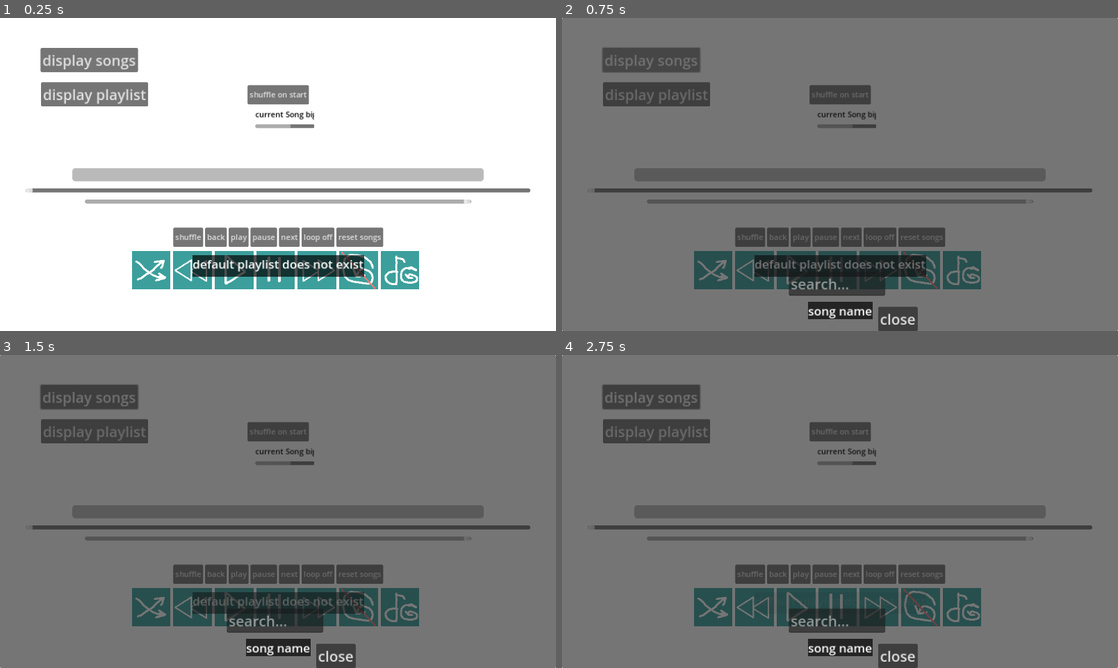
Above: before the commit, frames 1-4 (two rows, left to right).
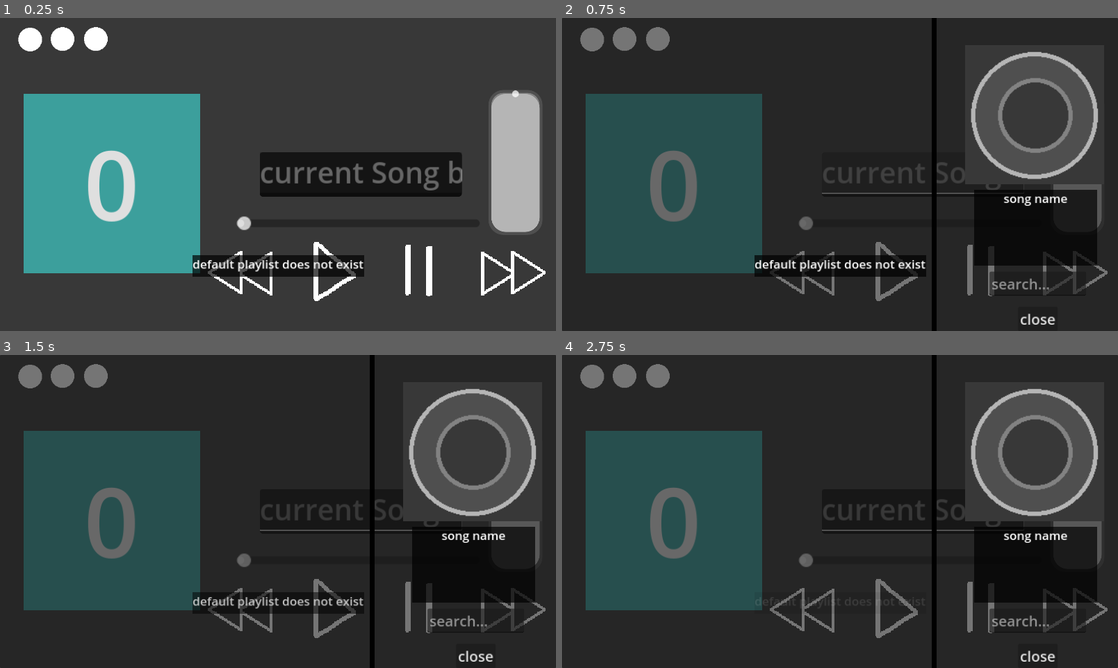
Above: after the commit, the same moments.

Repository: Silve45/MP3
Game: Godot game, scene res://scenes/mp_3_player.tscn
The game is run twice, just before and just after one commit, with the same random seed, the same clock (stepped at 60 frames per second) and the same inputs.
Inputs (mouse positions are in pixels of both pictures, inside the frame that each line leads up to; where the layout moved, square brackets give the same spot in the first picture):
- Up to frame 1 (0.25 s): no input
- Up to frame 2 (0.75 s): click (923, 171) [650, 58] at 0.5 s
- Up to frame 3 (1.5 s): click (189, 574) at 1.25 s, where only the run before the commit has a clickable "shuffle"
- Up to frame 4 (2.75 s): click (628, 376) at 2.02 s

The runs differ from the first frame. In frame 1, 97% of the frame differs, in the area x 0-100%, y 0-100%; in frame 2, 90%; in frame 3, 90%; in frame 4, 90%.

Commit message:
changed the ui! -half on stream half off stream --still a bug with the music display, but besides that it looks sexy :))) --fun stream, I can't believe it is almost over though :)

Diff:
--- a/assets/scripts/MP3Player.gd
+++ b/assets/scripts/MP3Player.gd
@@ -24,21 +24,32 @@
 
 
 func _ready():
-
+	$playlists.connect("changeDisplay", _change_playlist_display_number )
 	$playlists.connect("folders", _get_folders)
 	$"ui-SongDisplay".connect("sendSong",_play_selected_song )
 	SaveData._load()
 	_get_folders()
 	_ready_shuffle()
-	#print(musicArray)
 	_check_loop()
-	#_hide_scroll_bars()
+	_hide_scroll_bars()
+	_change_playlist_display_number()
+
+
+func _process(_delta):
+	progressBar.value = music.get_playback_position()
+	if slider_moving == false:
+		songSlider.value = music.get_playback_position()
+
+func _change_playlist_display_number():
+	$displayPlaylist.text = str(SaveData.currentNum)
 
 func _ready_shuffle():
 	if SaveData.shuffle == true:
 		musicArray.shuffle()
+		$settingsPanel/VBoxContainer/hbox/TextureRect.modulate = "99e550"
 		print("shuffling")
 	else:
+		$settingsPanel/VBoxContainer/hbox/TextureRect.modulate = "f25a5a"
 		print("not shuffling")
 
 #call when you change it to
@@ -62,6 +73,11 @@
 	AudioServer.set_bus_volume_db(AudioServer.get_bus_index("Music"), value)
 	#print("volume is ", AudioServer.get_bus_volume_db(_bus))
 
+func _on_volume_slider_value_changed(value):
+	AudioServer.set_bus_volume_db(AudioServer.get_bus_index("Music"), value)
+	print("volume is ", $VolumeSlider.get_value())
+
+
 #start of music slider
 var slider_moving = false
 func _on_song_slider_drag_started():
@@ -81,9 +97,11 @@
 func _shuffle_on_start():
 	if SaveData.shuffle == true:
 		SaveData.shuffle = false
+		$settingsPanel/VBoxContainer/hbox/TextureRect.modulate = "f25a5a"
 		print("SOS off")
 	else:
 		SaveData.shuffle = true
+		$settingsPanel/VBoxContainer/hbox/TextureRect.modulate = "99e550"
 		musicArray.shuffle()
 		print("SOS on")
 	SaveData._save()
@@ -105,10 +123,7 @@
 
 
 
-func _process(_delta):
-	progressBar.value = music.get_playback_position()
-	if slider_moving == false:
-		songSlider.value = music.get_playback_position()
+
 
 func _on_play_pressed():
 	if music.stream_paused == true:
@@ -258,12 +273,14 @@
 func _check_loop():
 	if SaveData.loop == true:
 		$buttonsContainer/loop.icon = load("res://assets/sprites/loop.png")
-		#print("looping true")
+		print("looping true")
 		$ButtonsContainer/loop.text = "loop true"
+		$settingsPanel/VBoxContainer/hbox2/TextureRect.modulate = "99e550"
 	else:
 		$buttonsContainer/loop.icon = load("res://assets/sprites/loopOff.png")
-		#print("looping off")
+		print("looping off")
 		$ButtonsContainer/loop.text = "loop off"
+		$settingsPanel/VBoxContainer/hbox2/TextureRect.modulate = "f25a5a"
 
 func _toast(text):
 	var toastMake = toast.new()
@@ -323,3 +340,11 @@
 		file_name = dir.get_next()
 
 	dir.list_dir_end()
+
+
+
+func _on_settings_button_pressed():
+	$settingsPanel.visible = true
+
+func _on_close_settings_pressed():
+	$settingsPanel.visible = false
--- a/assets/scripts/playlistButton.gd
+++ b/assets/scripts/playlistButton.gd
@@ -1,7 +1,7 @@
 class_name playlistButton
 extends Button
 var array = []
-
+var num
 #needs to be able to save array ( do this next time )
 
 func _ready():
@@ -12,6 +12,6 @@
 	SaveData.connect("changeNum", _changeNum)
 
 func _changeNum():
-	var num = get_index()
+	num = get_index()
 	print("new index is ", num)
 	text = str(num)
--- a/assets/scripts/playlists.gd
+++ b/assets/scripts/playlists.gd
@@ -12,9 +12,11 @@
 var playlistArray = ["filler"]
 var currentArray = playlistArray # by default
 var currentButton
+var currentNum
 var addButton
 var addButtonON = false
 signal folders
+signal changeDisplay
 
 func _ready():
 	visible = false
@@ -31,6 +33,9 @@
 	if currentButton.array.size() > 0:
 		SaveData.currentPlaylist = []
 		SaveData.currentPlaylist.append_array(currentButton.array)
+		var numIs = currentButton.text
+		SaveData.currentNum = int(numIs)
+		emit_signal("changeDisplay")
 		SaveData._save()
 		buttonPlaylists.visible = false
 		#removes children so there are no duplicate buttons
@@ -73,6 +78,7 @@
 func _playlist_edit_open(button2):
 	#print(button2.array)
 	currentButton = button2
+	currentNum = button2.num
 	currentArray = button2.array
 	_ready_playlist_array(button2.array)
 	buttonPlaylists.visible = true
--- a/assets/scripts/record_button.gd
+++ b/assets/scripts/record_button.gd
@@ -9,7 +9,8 @@
 func _ready():
 	texture_normal = load("res://assets/sprites/record.png")
 	var label = Label.new()
-	label.set_anchors_preset(Control.PRESET_CENTER_LEFT)
+	#label.set_anchors_preset(Control.PRESET_CENTER_LEFT)
+	label.position.y = 71
 	label.theme = load("res://resources/themes/toastTheme.tres")
 	label.set_text(buttonName)
 	label.visible_characters = 11
--- a/assets/scripts/save_data.gd
+++ b/assets/scripts/save_data.gd
@@ -4,6 +4,7 @@
 
 var shuffle = true
 var loop = false
+var currentNum = 0
 signal newButton
 signal changeNum
 var playlist_dict := {}
@@ -152,7 +153,8 @@
 	var player_dict = {
 		"LOOP": loop,
 		"SHUFFLE": shuffle,
-		"CURRENTPLAYLIST": currentPlaylist
+		"CURRENTPLAYLIST": currentPlaylist,
+		"CURRENTNUM": currentNum
 	}
 	return player_dict
 
@@ -163,6 +165,7 @@
 		loop = loaded_player_data.LOOP
 		shuffle = loaded_player_data.SHUFFLE
 		currentPlaylist = loaded_player_data.CURRENTPLAYLIST
+		currentNum = loaded_player_data.CURRENTNUM
 		file.close()
 	else:
 		_save()
--- a/assets/scripts/ui_song_display.gd
+++ b/assets/scripts/ui_song_display.gd
@@ -2,6 +2,7 @@
 
 @onready var songNameLabel = $songName
 @onready var gridContainer = $Panel/ScrollContainer/GridContainer
+@onready var scrollContainer = $Panel/ScrollContainer
 
 var array = []
 signal sendSong
@@ -10,6 +11,12 @@
 	visible = false
 	Globals.connect("changeArray", _set_array)
 	_make_buttons()
+	_hide_scroll_bars()
+
+func _hide_scroll_bars():
+	scrollContainer.get_v_scroll_bar().modulate = Color(0, 0, 0, 0)
+	scrollContainer.get_v_scroll_bar().scale.x = 0
+	scrollContainer.get_v_scroll_bar().scale.y = 0
 
 func _set_array():
 	array = Globals.globalMusicArray
--- a/scenes/mp_3_player.tscn
+++ b/scenes/mp_3_player.tscn
@@ -12,6 +12,40 @@
 [ext_resource type="Theme" uid="uid://ccxegmojnss2" path="res://resources/themes/30font.tres" id="10_kmh5g"]
 [ext_resource type="PackedScene" uid="uid://dqed5caxe0u53" path="res://scenes/ui_song_display.tscn" id="11_hrs78"]
 [ext_resource type="PackedScene" uid="uid://cg6w6dq50qp4" path="res://scenes/playlists.tscn" id="12_37i8v"]
+[ext_resource type="Texture2D" uid="uid://c60wphjexvni4" path="res://assets/sprites/settingButtons.png" id="14_88b6h"]
+[ext_resource type="Texture2D" uid="uid://yrf2a5yh2pwg" path="res://assets/sprites/settingsIndicator.png" id="15_grrxf"]
+
+[sub_resource type="StyleBoxFlat" id="StyleBoxFlat_5w8fk"]
+bg_color = Color(0.0509804, 0.0509804, 0.0509804, 1)
+corner_radius_top_left = 7
+corner_radius_top_right = 7
+corner_radius_bottom_right = 7
+corner_radius_bottom_left = 7
+
+[sub_resource type="StyleBoxFlat" id="StyleBoxFlat_ncb4g"]
+bg_color = Color(0.509804, 0.509804, 0.509804, 1)
+border_width_left = 6
+border_width_top = 6
+border_width_right = 6
+border_width_bottom = 6
+border_color = Color(0.309804, 0.309804, 0.309804, 1)
+corner_radius_top_left = 30
+corner_radius_top_right = 30
+corner_radius_bottom_right = 30
+corner_radius_bottom_left = 30
+expand_margin_left = 50.0
+expand_margin_right = 50.0
+
+[sub_resource type="StyleBoxFlat" id="StyleBoxFlat_38cbq"]
+bg_color = Color(0.709804, 0.709804, 0.709804, 1)
+border_width_bottom = 6
+border_color = Color(0.309804, 0.309804, 0.309804, 1)
+corner_radius_top_left = 30
+corner_radius_top_right = 30
+corner_radius_bottom_right = 30
+corner_radius_bottom_left = 30
+expand_margin_left = 44.0
+expand_margin_right = 44.0
 
 [node name="MP3Player" type="Control"]
 layout_mode = 3
@@ -29,8 +63,10 @@
 anchor_bottom = 1.0
 grow_horizontal = 2
 grow_vertical = 2
+color = Color(0.219608, 0.219608, 0.219608, 1)
 
 [node name="shuffleOnStart" type="Button" parent="."]
+visible = false
 layout_mode = 1
 anchors_preset = 8
 anchor_left = 0.5
@@ -49,6 +85,7 @@
 bus = &"Music"
 
 [node name="ProgressBar" type="ProgressBar" parent="."]
+visible = false
 layout_mode = 1
 anchors_preset = 8
 anchor_left = 0.5
@@ -63,7 +100,8 @@
 grow_vertical = 2
 show_percentage = false
 
-[node name="songSlider" type="HSlider" parent="."]
+[node name="songSliderOld" type="HSlider" parent="."]
+visible = false
 layout_mode = 1
 anchors_preset = 8
 anchor_left = 0.5
@@ -78,6 +116,7 @@
 grow_vertical = 2
 
 [node name="ButtonsContainer" type="HBoxContainer" parent="."]
+visible = false
 layout_mode = 1
 anchors_preset = 8
 anchor_left = 0.5
@@ -126,25 +165,34 @@
 anchor_top = 0.5
 anchor_right = 0.5
 anchor_bottom = 0.5
-offset_left = -47.0
-offset_top = -136.0
-offset_right = 76.0
-offset_bottom = -96.0
-grow_horizontal = 2
-grow_vertical = 2
+offset_left = -38.0
+offset_top = -45.5
+offset_right = 381.0
+offset_bottom = 45.5
+grow_horizontal = 2
+grow_vertical = 2
+theme_override_styles/panel = SubResource("StyleBoxFlat_5w8fk")
+follow_focus = true
 vertical_scroll_mode = 0
 
 [node name="songLabel" type="Label" parent="ScrollContainer"]
 layout_mode = 2
-theme_override_colors/font_color = Color(0, 0, 0, 1)
+theme_override_colors/font_color = Color(0.85098, 0.85098, 0.85098, 1)
+theme_override_font_sizes/font_size = 60
 text = "current Song big song name"
 horizontal_alignment = 1
+
+[node name="displaySongs" type="Button" parent="ScrollContainer"]
+layout_mode = 2
+size_flags_horizontal = 3
+size_flags_vertical = 3
 
 [node name="scrollTimer" type="Timer" parent="."]
 wait_time = 3.0
 one_shot = true
 
 [node name="volume" type="HSlider" parent="."]
+visible = false
 layout_mode = 1
 anchors_preset = 8
 anchor_left = 0.5
@@ -161,16 +209,17 @@
 max_value = 0.0
 
 [node name="buttonsContainer" type="HBoxContainer" parent="."]
-layout_mode = 1
-anchors_preset = 8
-anchor_left = 0.5
-anchor_top = 0.5
-anchor_right = 0.5
-anchor_bottom = 0.5
-offset_left = -87.0
-offset_top = 158.0
-offset_right = 77.0
-offset_bottom = 238.0
+visible = false
+layout_mode = 1
+anchors_preset = 8
+anchor_left = 0.5
+anchor_top = 0.5
+anchor_right = 0.5
+anchor_bottom = 0.5
+offset_left = -107.0
+offset_top = 156.0
+offset_right = 489.0
+offset_bottom = 236.0
 grow_horizontal = 2
 grow_vertical = 2
 theme = ExtResource("2_cxls3")
@@ -211,22 +260,8 @@
 layout_mode = 2
 icon = ExtResource("9_uwtu1")
 
-[node name="toastContainer" type="VBoxContainer" parent="."]
-layout_mode = 1
-anchors_preset = 8
-anchor_left = 0.5
-anchor_top = 0.5
-anchor_right = 0.5
-anchor_bottom = 0.5
-offset_left = -64.0
-offset_top = 167.0
-offset_right = 64.0
-offset_bottom = 322.0
-grow_horizontal = 2
-grow_vertical = 2
-mouse_filter = 2
-
 [node name="displaySongs" type="Button" parent="."]
+visible = false
 layout_mode = 0
 offset_left = 84.0
 offset_top = 62.0
@@ -235,7 +270,8 @@
 theme = ExtResource("10_kmh5g")
 text = "display songs"
 
-[node name="displayPlaylist" type="Button" parent="."]
+[node name="displayPlaylist3" type="Button" parent="."]
+visible = false
 layout_mode = 1
 offset_left = 85.0
 offset_top = 133.0
@@ -244,18 +280,166 @@
 theme = ExtResource("10_kmh5g")
 text = "display playlist"
 
+[node name="VolumeSlider" type="VSlider" parent="."]
+layout_mode = 0
+offset_left = 1018.0
+offset_top = 149.0
+offset_right = 1118.0
+offset_bottom = 449.0
+theme_override_styles/slider = SubResource("StyleBoxFlat_ncb4g")
+theme_override_styles/grabber_area = SubResource("StyleBoxFlat_38cbq")
+theme_override_styles/grabber_area_highlight = SubResource("StyleBoxFlat_38cbq")
+min_value = -80.0
+max_value = 0.0
+
+[node name="songSlider" type="HSlider" parent="."]
+layout_mode = 0
+offset_left = 490.0
+offset_top = 409.0
+offset_right = 742.0
+offset_bottom = 425.0
+scale = Vector2(2, 2)
+
+[node name="settingsButton" type="Button" parent="."]
+layout_mode = 0
+offset_left = 7.0
+offset_top = 10.0
+offset_right = 265.0
+offset_bottom = 78.0
+icon = ExtResource("14_88b6h")
+flat = true
+
+[node name="displayPlaylist" type="Button" parent="."]
+layout_mode = 0
+offset_left = 49.0
+offset_top = 157.0
+offset_right = 415.0
+offset_bottom = 528.0
+theme = ExtResource("2_cxls3")
+theme_override_font_sizes/font_size = 200
+text = "1"
+
+[node name="settingsPanel" type="Panel" parent="."]
+visible = false
+layout_mode = 1
+anchors_preset = 9
+anchor_bottom = 1.0
+offset_left = 8.0
+offset_top = 10.0
+offset_right = 389.0
+offset_bottom = -296.0
+grow_vertical = 2
+
+[node name="VBoxContainer" type="VBoxContainer" parent="settingsPanel"]
+layout_mode = 0
+offset_left = 5.0
+offset_top = 5.0
+offset_right = 375.0
+offset_bottom = 336.0
+
+[node name="closeSettings" type="Button" parent="settingsPanel/VBoxContainer"]
+layout_mode = 2
+theme_override_font_sizes/font_size = 40
+text = "Close"
+alignment = 0
+
+[node name="shuffle" type="Button" parent="settingsPanel/VBoxContainer"]
+layout_mode = 2
+theme_override_font_sizes/font_size = 40
+text = "Shuffle"
+alignment = 0
+
+[node name="refreshSong" type="Button" parent="settingsPanel/VBoxContainer"]
+layout_mode = 2
+theme_override_font_sizes/font_size = 40
+text = "Restart playlist"
+alignment = 0
+
+[node name="hbox2" type="HBoxContainer" parent="settingsPanel/VBoxContainer"]
+layout_mode = 2
+
+[node name="TextureRect" type="TextureRect" parent="settingsPanel/VBoxContainer/hbox2"]
+layout_mode = 2
+texture = ExtResource("15_grrxf")
+
+[node name="loop" type="Button" parent="settingsPanel/VBoxContainer/hbox2"]
+layout_mode = 2
+theme_override_font_sizes/font_size = 40
+text = "Loop"
+alignment = 0
+
+[node name="hbox" type="HBoxContainer" parent="settingsPanel/VBoxContainer"]
+layout_mode = 2
+
+[node name="TextureRect" type="TextureRect" parent="settingsPanel/VBoxContainer/hbox"]
+layout_mode = 2
+texture = ExtResource("15_grrxf")
+
+[node name="shuffleOnStart" type="Button" parent="settingsPanel/VBoxContainer/hbox"]
+layout_mode = 2
+theme_override_font_sizes/font_size = 40
+text = "Shuffle on Start"
+alignment = 0
+
+[node name="newButtonsContainer" type="HBoxContainer" parent="."]
+layout_mode = 0
+offset_left = 417.0
+offset_top = 438.0
+offset_right = 781.0
+offset_bottom = 526.0
+scale = Vector2(2, 2)
+
+[node name="back" type="Button" parent="newButtonsContainer"]
+texture_filter = 1
+layout_mode = 2
+icon = ExtResource("4_8cjsa")
+flat = true
+
+[node name="play" type="Button" parent="newButtonsContainer"]
+texture_filter = 1
+layout_mode = 2
+icon = ExtResource("5_d2k7o")
+flat = true
+
+[node name="pause" type="Button" parent="newButtonsContainer"]
+texture_filter = 1
+layout_mode = 2
+icon = ExtResource("6_sa6jj")
+flat = true
+
+[node name="next" type="Button" parent="newButtonsContainer"]
+texture_filter = 1
+layout_mode = 2
+icon = ExtResource("7_ilxhf")
+flat = true
+
 [node name="ui-SongDisplay" parent="." instance=ExtResource("11_hrs78")]
 visible = false
 layout_mode = 1
 
 [node name="playlists" parent="." instance=ExtResource("12_37i8v")]
 layout_mode = 1
+
+[node name="toastContainer" type="VBoxContainer" parent="."]
+layout_mode = 1
+anchors_preset = 8
+anchor_left = 0.5
+anchor_top = 0.5
+anchor_right = 0.5
+anchor_bottom = 0.5
+offset_left = -64.0
+offset_top = 167.0
+offset_right = 64.0
+offset_bottom = 322.0
+grow_horizontal = 2
+grow_vertical = 2
+mouse_filter = 2
 
 [connection signal="pressed" from="shuffleOnStart" to="." method="_on_shuffle_on_start_pressed"]
 [connection signal="finished" from="music" to="." method="_on_music_finished"]
-[connection signal="drag_ended" from="songSlider" to="." method="_on_song_slider_drag_ended"]
-[connection signal="drag_started" from="songSlider" to="." method="_on_song_slider_drag_started"]
-[connection signal="value_changed" from="songSlider" to="." method="_on_song_slider_value_changed"]
+[connection signal="drag_ended" from="songSliderOld" to="." method="_on_song_slider_drag_ended"]
+[connection signal="drag_started" from="songSliderOld" to="." method="_on_song_slider_drag_started"]
+[connection signal="value_changed" from="songSliderOld" to="." method="_on_song_slider_value_changed"]
 [connection signal="pressed" from="ButtonsContainer/shuffle" to="." method="_on_shuffle_pressed"]
 [connection signal="pressed" from="ButtonsContainer/back" to="." method="_on_back_pressed"]
 [connection signal="pressed" from="ButtonsContainer/play" to="." method="_on_play_pressed"]
@@ -263,6 +447,7 @@
 [connection signal="pressed" from="ButtonsContainer/foward" to="." method="_on_foward_pressed"]
 [connection signal="pressed" from="ButtonsContainer/loop" to="." method="_on_loop_pressed"]
 [connection signal="pressed" from="ButtonsContainer/resetSongs" to="." method="_on_reset_songs_pressed"]
+[connection signal="pressed" from="ScrollContainer/displaySongs" to="." method="_on_display_songs_pressed"]
 [connection signal="timeout" from="scrollTimer" to="." method="_on_scroll_timer_timeout"]
 [connection signal="value_changed" from="volume" to="." method="_on_volume_value_changed"]
 [connection signal="pressed" from="buttonsContainer/shuffle" to="." method="_on_shuffle_pressed"]
@@ -273,4 +458,19 @@
 [connection signal="pressed" from="buttonsContainer/loop" to="." method="_on_loop_pressed"]
 [connection signal="pressed" from="buttonsContainer/refreshSong" to="." method="_on_refresh_song_pressed"]
 [connection signal="pressed" from="displaySongs" to="." method="_on_display_songs_pressed"]
+[connection signal="pressed" from="displayPlaylist3" to="." method="_on_display_playlist_pressed"]
+[connection signal="value_changed" from="VolumeSlider" to="." method="_on_volume_slider_value_changed"]
+[connection signal="drag_ended" from="songSlider" to="." method="_on_song_slider_drag_ended"]
+[connection signal="drag_started" from="songSlider" to="." method="_on_song_slider_drag_started"]
+[connection signal="value_changed" from="songSlider" to="." method="_on_song_slider_value_changed"]
+[connection signal="pressed" from="settingsButton" to="." method="_on_settings_button_pressed"]
 [connection signal="pressed" from="displayPlaylist" to="." method="_on_display_playlist_pressed"]
+[connection signal="pressed" from="settingsPanel/VBoxContainer/closeSettings" to="." method="_on_close_settings_pressed"]
+[connection signal="pressed" from="settingsPanel/VBoxContainer/shuffle" to="." method="_on_shuffle_pressed"]
+[connection signal="pressed" from="settingsPanel/VBoxContainer/refreshSong" to="." method="_on_refresh_song_pressed"]
+[connection signal="pressed" from="settingsPanel/VBoxContainer/hbox2/loop" to="." method="_on_loop_pressed"]
+[connection signal="pressed" from="settingsPanel/VBoxContainer/hbox/shuffleOnStart" to="." method="_on_shuffle_on_start_pressed"]
+[connection signal="pressed" from="newButtonsContainer/back" to="." method="_on_back_pressed"]
+[connection signal="pressed" from="newButtonsContainer/play" to="." method="_on_play_pressed"]
+[connection signal="pressed" from="newButtonsContainer/pause" to="." method="_on_pause_pressed"]
+[connection signal="pressed" from="newButtonsContainer/next" to="." method="_on_next_pressed"]
--- a/scenes/playlists.tscn
+++ b/scenes/playlists.tscn
@@ -38,6 +38,13 @@
 
 [node name="HBoxContainer" type="HBoxContainer" parent="ScrollContainer"]
 layout_mode = 2
+
+[node name="closeScreen" type="Button" parent="."]
+layout_mode = 1
+offset_right = 81.0
+offset_bottom = 50.0
+theme = ExtResource("3_ktpu0")
+text = "close"
 
 [node name="buttonPlaylists" type="Panel" parent="."]
 visible = false
@@ -101,14 +108,7 @@
 grow_vertical = 2
 text = "displayFolder"
 
-[node name="closeScreen" type="Button" parent="."]
-layout_mode = 1
-offset_right = 81.0
-offset_bottom = 50.0
-theme = ExtResource("3_ktpu0")
-text = "close"
-
+[connection signal="pressed" from="closeScreen" to="." method="_on_close_screen_pressed"]
 [connection signal="text_submitted" from="buttonPlaylists/ScrollContainer2/VBoxContainer/LineEdit" to="." method="_on_line_edit_text_submitted"]
 [connection signal="pressed" from="buttonPlaylists/ScrollContainer2/VBoxContainer/close" to="." method="_on_close_pressed"]
 [connection signal="pressed" from="buttonPlaylists/selectPlaylist" to="." method="_on_select_playlist_pressed"]
-[connection signal="pressed" from="closeScreen" to="." method="_on_close_screen_pressed"]
--- a/scenes/record_button.tscn
+++ b/scenes/record_button.tscn
@@ -9,8 +9,10 @@
 
 [node name="Label" type="Label" parent="."]
 layout_mode = 0
-offset_right = 40.0
-offset_bottom = 23.0
+offset_top = 71.0
+offset_right = 216.0
+offset_bottom = 94.0
+text = "dsafasdfedfsgfdagdfgdfgsgs"
 
 [connection signal="mouse_entered" from="." to="." method="_on_mouse_entered"]
 [connection signal="pressed" from="." to="." method="_on_pressed"]
--- a/scenes/ui_song_display.tscn
+++ b/scenes/ui_song_display.tscn
@@ -1,8 +1,10 @@
-[gd_scene load_steps=4 format=3 uid="uid://dqed5caxe0u53"]
+[gd_scene load_steps=6 format=3 uid="uid://dqed5caxe0u53"]
 
 [ext_resource type="Script" path="res://assets/scripts/ui_song_display.gd" id="1_yppuj"]
+[ext_resource type="Texture2D" uid="uid://bi53qrt17dw2x" path="res://assets/sprites/line.png" id="2_218el"]
 [ext_resource type="Theme" uid="uid://box4rjgyg0qco" path="res://resources/themes/toastTheme.tres" id="3_227mu"]
 [ext_resource type="Theme" uid="uid://ccxegmojnss2" path="res://resources/themes/30font.tres" id="3_ca0hk"]
+[ext_resource type="Texture2D" uid="uid://dxnm2552t0edu" path="res://assets/sprites/record.png" id="5_1cfnq"]
 
 [node name="ui-SongDisplay" type="Control"]
 layout_mode = 3
@@ -21,11 +23,20 @@
 grow_horizontal = 2
 grow_vertical = 2
 
+[node name="line" type="TextureRect" parent="Panel"]
+modulate = Color(0, 0, 0, 1)
+layout_mode = 0
+offset_left = 766.0
+offset_right = 776.0
+offset_bottom = 656.0
+texture = ExtResource("2_218el")
+
 [node name="ScrollContainer" type="ScrollContainer" parent="Panel"]
 layout_mode = 1
 anchors_preset = 15
 anchor_right = 1.0
 anchor_bottom = 1.0
+offset_right = -492.0
 grow_horizontal = 2
 grow_vertical = 2
 horizontal_scroll_mode = 0
@@ -34,7 +45,7 @@
 layout_mode = 2
 theme_override_constants/h_separation = 86
 theme_override_constants/v_separation = 50
-columns = 5
+columns = 3
 
 [node name="songName" type="Label" parent="."]
 layout_mode = 1
@@ -43,15 +54,17 @@
 anchor_top = 1.0
 anchor_right = 0.5
 anchor_bottom = 1.0
-offset_left = -66.5
-offset_top = -59.0
-offset_right = 66.5
-offset_bottom = -24.0
+offset_left = 278.0
+offset_top = -293.0
+offset_right = 533.0
+offset_bottom = -136.0
 grow_horizontal = 2
 grow_vertical = 0
 theme = ExtResource("3_227mu")
 text = "song name"
 horizontal_alignment = 1
+autowrap_mode = 2
+max_lines_visible = 3
 
 [node name="close" type="Button" parent="."]
 layout_mode = 1
@@ -60,9 +73,9 @@
 anchor_top = 1.0
 anchor_right = 0.5
 anchor_bottom = 1.0
-offset_left = 79.0
+offset_left = 369.0
 offset_top = -50.0
-offset_right = 160.0
+offset_right = 450.0
 grow_horizontal = 2
 grow_vertical = 0
 theme = ExtResource("3_ca0hk")
@@ -75,14 +88,30 @@
 anchor_top = 0.5
 anchor_right = 0.5
 anchor_bottom = 0.5
-offset_left = -106.0
+offset_left = 310.0
 offset_top = 201.0
-offset_right = 94.0
+offset_right = 510.0
 offset_bottom = 251.0
 grow_horizontal = 2
 grow_vertical = 2
 theme = ExtResource("3_ca0hk")
 placeholder_text = "search..."
 
+[node name="TextureRect" type="TextureRect" parent="."]
+layout_mode = 1
+anchors_preset = 6
+anchor_left = 1.0
+anchor_top = 0.5
+anchor_right = 1.0
+anchor_bottom = 0.5
+offset_left = -317.0
+offset_top = -268.0
+offset_right = -157.0
+offset_bottom = -108.0
+grow_horizontal = 0
+grow_vertical = 2
+scale = Vector2(1.8, 1.8)
+texture = ExtResource("5_1cfnq")
+
 [connection signal="pressed" from="close" to="." method="_on_close_pressed"]
 [connection signal="text_changed" from="search" to="." method="_on_search_text_changed"]
Binary file added: assets/sprites/line.png
Not shown, added: assets/sprites/line.png.import
Binary file changed: assets/sprites/record.png
Binary file added: assets/sprites/settingButtons.png
Not shown, added: assets/sprites/settingButtons.png.import
Binary file added: assets/sprites/settingsIndicator.png
Not shown, added: assets/sprites/settingsIndicator.png.import
Binary file added: assets/sprites/volumeSlider.png
Not shown, added: assets/sprites/volumeSlider.png.import
Not shown, added: export_presets.cfg
Not shown: 1 places in scenes/mp_3_player.tscn that only renumber resources
